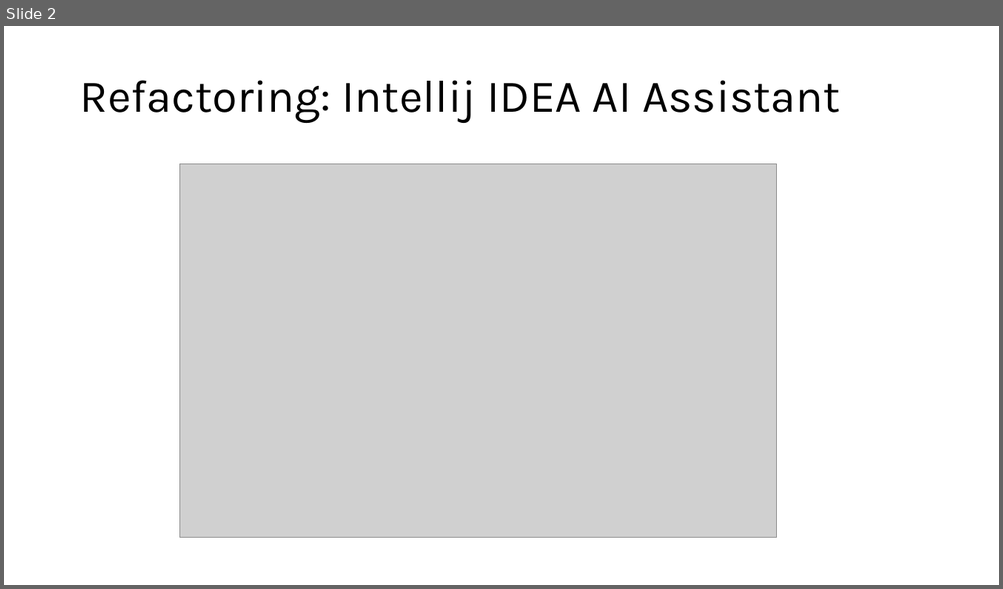
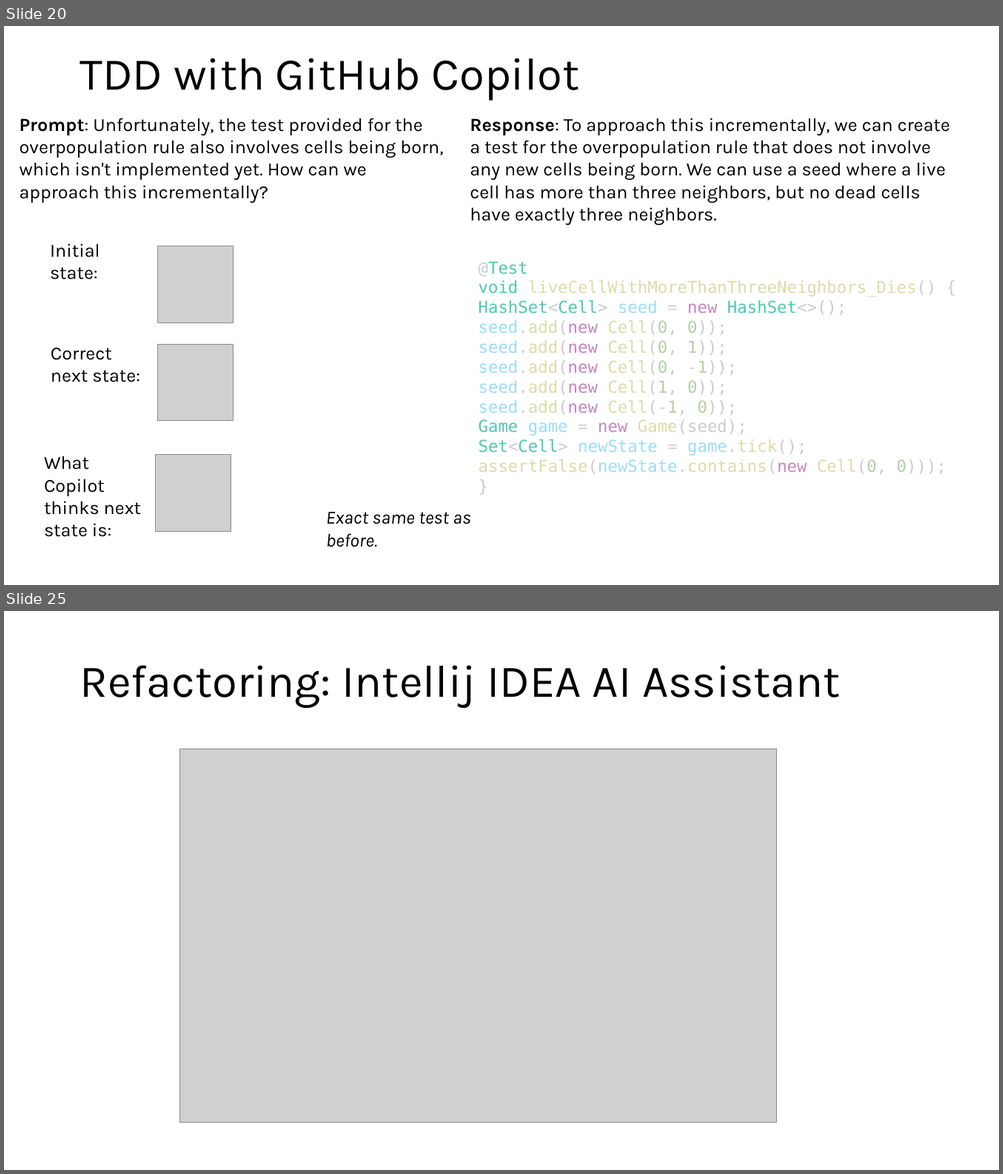
Before and after one commit to steverb1/Decks, a slide deck: refactoring.pptx. Shown one above the other, each under a label of ours: slide 2 before the commit, slides 20 and 25 after it; the slides between them are not shown. The pictures are 1003x589 and 1003x1174 pixels, drawn with LibreOffice and Linux fonts; fonts in the diff are those of the drawing; grey boxes stand for pictures. Boxes give left, top, right and bottom in pixels: in the first picture for what was removed or moved away, otherwise in the second. Text is boxed around its words. In the diff, an @@ line names an element or a change of style, - is before the commit and + after.

```diff
--- a/refactoring.pptx
+++ b/refactoring.pptx
@@ slide 20 added at [4, 26, 999, 585], background #FFFFFF @@
@@ title added at [79, 58, 580, 101], 44 pt, text #000000 @@
+TDD with GitHub Copilot
@@ text added at [20, 118, 443, 203], 18 pt, text #000000 @@
+Prompt: Unfortunately, the test provided for the overpopulation rule also involves cells being born, which isn't implemented yet. How can we approach this incrementally?
@@ text added at [469, 118, 950, 225], 18 pt, text #000000 @@
+Response: To approach this incrementally, we can create a test for the overpopulation rule that does not involve any new cells being born. We can use a seed where a live cell has more than three neighbors, but no dead cells have exactly three neighbors.
@@ text added at [50, 244, 100, 280], 18 pt, text #000000 @@
+Initial state:
@@ picture added at [158, 247, 233, 323] @@
@@ text added at [478, 261, 946, 474], 16 pt, text #DCDCAA @@
+@Test
+void liveCellWithMoreThanThreeNeighbors_Dies() {
+HashSet<Cell> seed = new HashSet<>();
+seed.add(new Cell(0, 0));
+seed.add(new Cell(0, 1));
+seed.add(new Cell(0, -1));
+seed.add(new Cell(1, 0));
+seed.add(new Cell(-1, 0));
+Game game = new Game(seed);
+Set<Cell> newState = game.tick();
+assertFalse(newState.contains(new Cell(0, 0)));
+}
@@ text added at [51, 348, 140, 383], 18 pt, text #000000 @@
+Correct next state:
@@ picture added at [158, 345, 233, 421] @@
@@ text added at [44, 456, 141, 537], 18 pt, text #000000 @@
+What Copilot thinks next state is:
@@ picture added at [156, 455, 231, 532] @@
@@ text added at [326, 512, 471, 548], 18 pt, text #000000, italic @@
+Exact same test as before.
@@ what was slide 2 is now slide 25 @@
```
Also in this commit, not shown: 22 other slides added.
